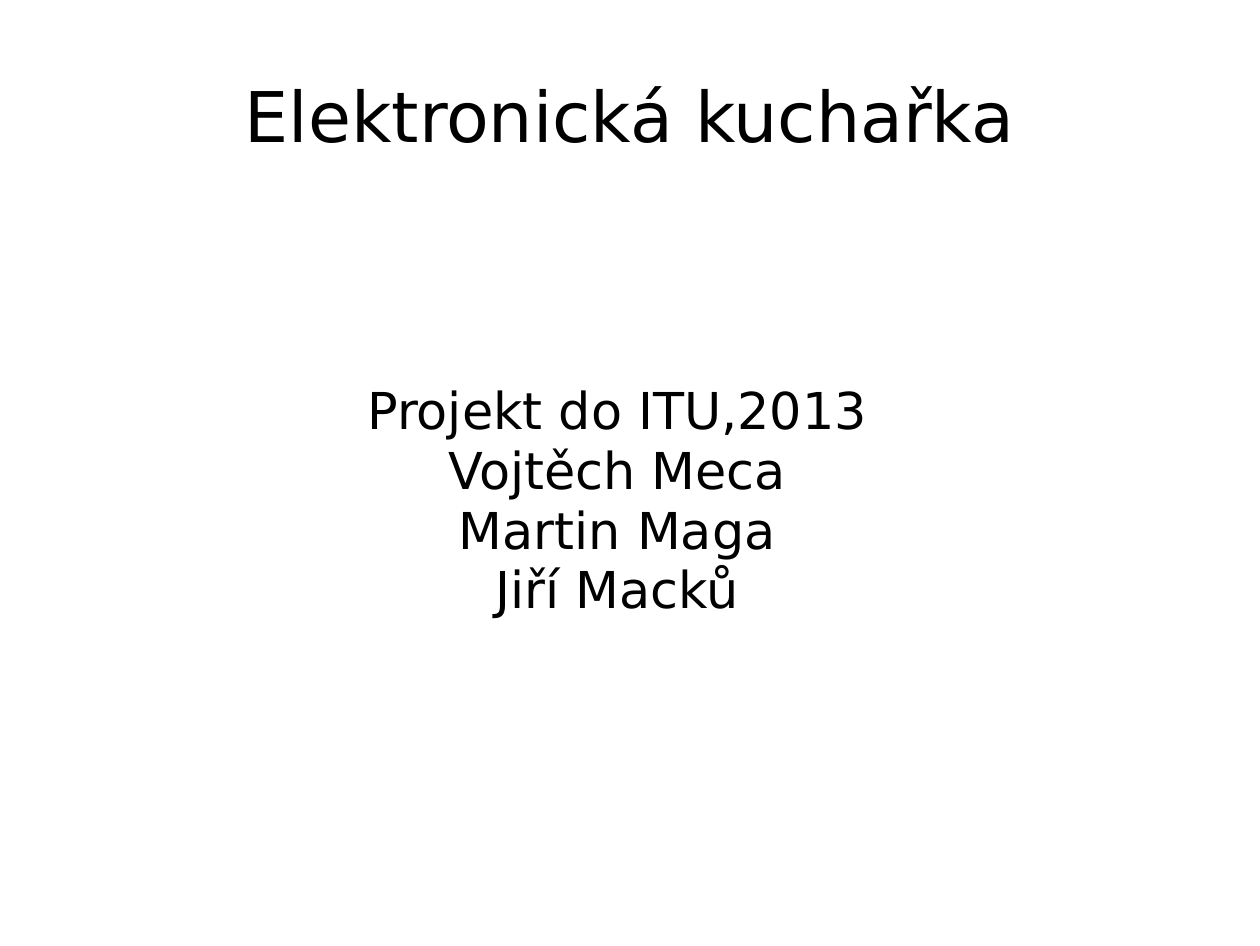
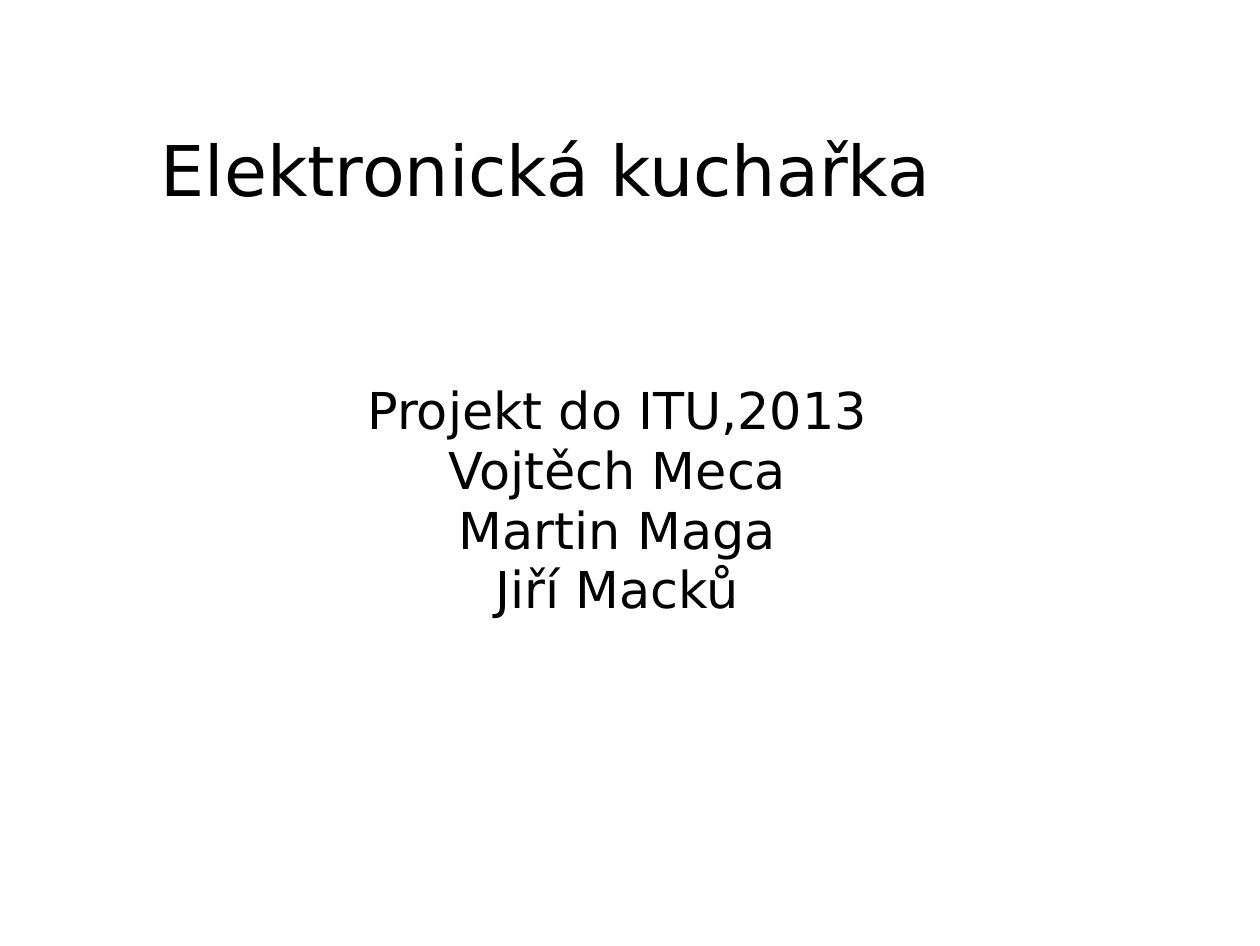
Before and after one commit to projektyFIT/ITU, a slide deck: slide 1 of prezentace/prezentace.ppt. Drawn at 1260x946 pixels with LibreOffice and Linux fonts; fonts in the diff are those of the drawing; background and template pictures are left out. Boxes give left, top, right and bottom in pixels: in the first picture for what was removed or moved away, otherwise in the second. Text is boxed around its words. In the diff, an @@ line names an element or a change of style, - is before the commit and + after.

```diff
--- a/prezentace/prezentace.ppt
+++ b/prezentace/prezentace.ppt
@@ title "Elektronická kuchařka": place and size @@
-title "Elektronická kuchařka" at <box>245,86,1014,143</box>
+title "Elektronická kuchařka" at <box>161,140,930,197</box>
```
Also in this commit, not shown: 1 other file.
